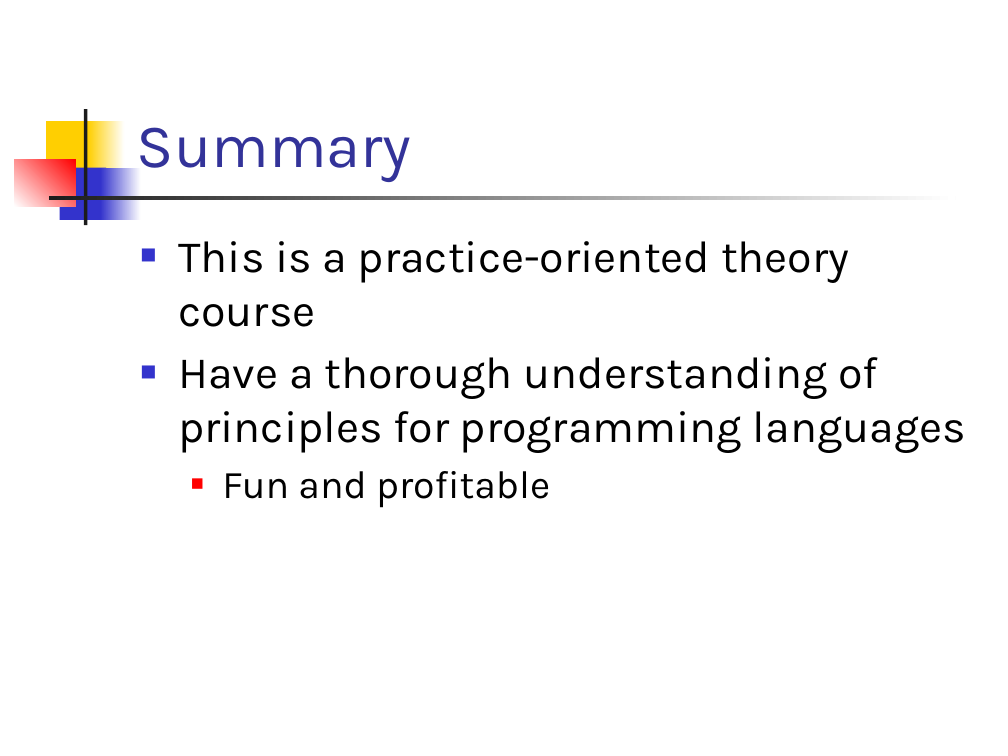
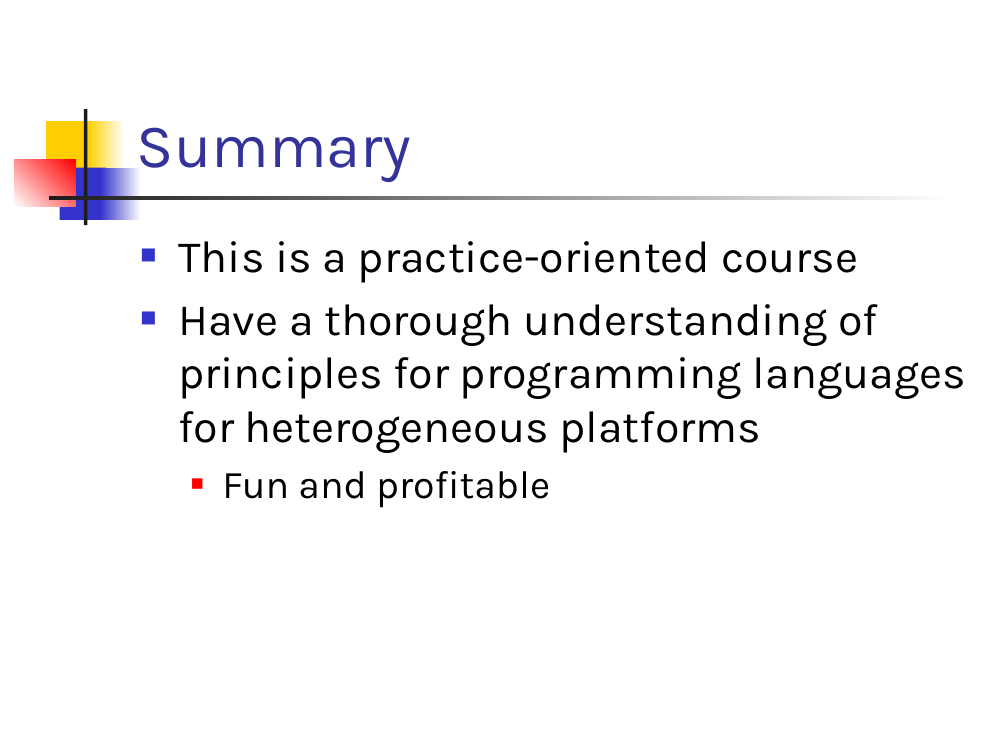
Before and after one commit to csslab-ustc/csslab-ustc.github.io, a slide deck: slide 15 of courses/popl26/slides/lec01-overview.pptx (slide 16 before the commit). Drawn at 1008x756 pixels with LibreOffice and Linux fonts; fonts in the diff are those of the drawing. Boxes give left, top, right and bottom in pixels: in the first picture for what was removed or moved away, otherwise in the second. Text is boxed around its words. In the diff, an @@ line names an element or a change of style, - is before the commit and + after.

Commit message:
revised

```diff
--- a/courses/popl26/slides/lec01-overview.pptx
+++ b/courses/popl26/slides/lec01-overview.pptx
@@ text at bbox=[178, 241, 966, 453]: text changed @@
-■ This is a practice-oriented theory course
-■ Have a thorough understanding of principles for programming languages
+■ This is a practice-oriented course
+■ Have a thorough understanding of principles for programming languages for heterogeneous platforms
```
Also in this commit, not shown: 4 other slides changed, 1 slide removed.
